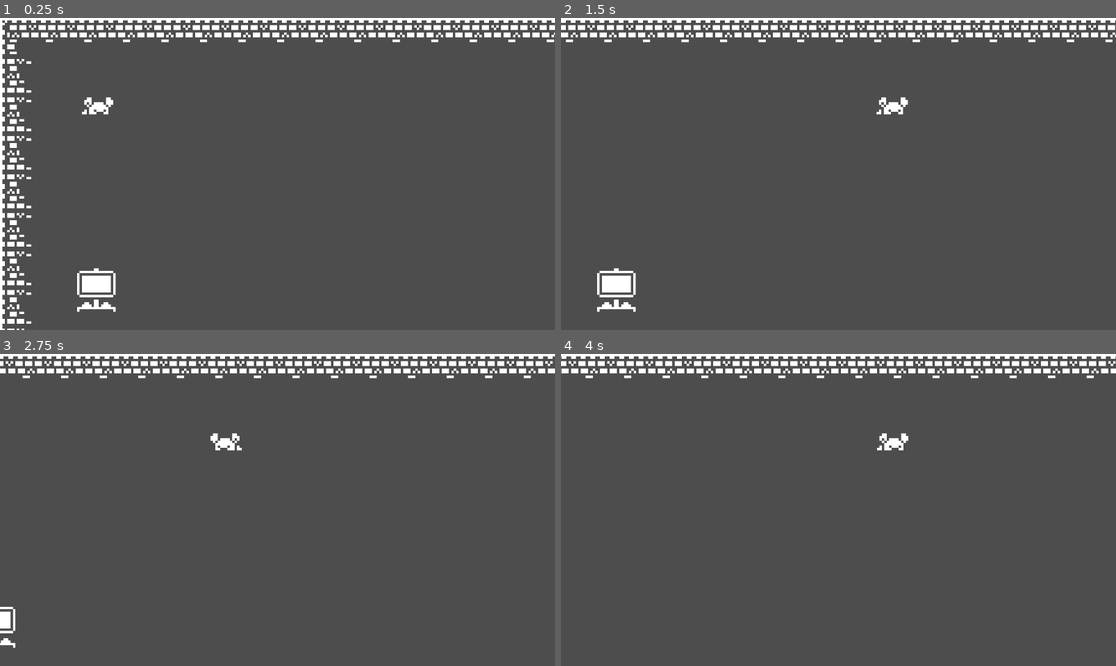
Above: before the commit, frames 1-4 (two rows, left to right).
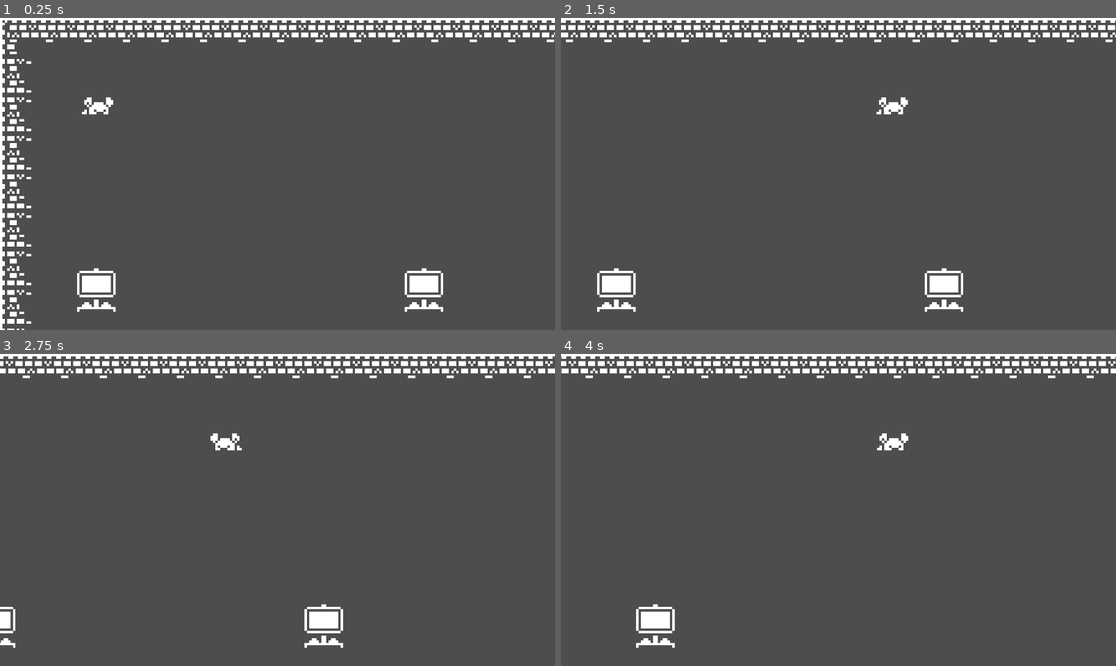
Above: after the commit, the same moments.

Repository: okatima/hello-world-pilot
Game: Godot game, scene res://stages/world/world_map.tscn
Same seed, same stepped clock (60 frames per second), same inputs: the game is played once before the commit and once after it.
Inputs:
- Up to frame 1 (0.25 s): no input
- Up to frame 2 (1.5 s): tap Enter (ui_accept) at 0.5, 0.77 s; hold Right (ui_right) from 0.53 s (still down)
- Up to frame 3 (2.75 s): tap Enter (ui_accept) at 1.52 s; release Right (ui_right) at 2.03 s; hold Left (ui_left) from 2.03 s (still down)
- Up to frame 4 (4 s): release Left (ui_left) at 2.78 s; hold Right (ui_right) from 2.78 s (still down); tap Enter (ui_accept) at 3.02, 3.77 s

The runs differ from the first frame. In frame 1, 0.6% of the frame differs, in the area x 72-80%, y 80-95%; in frame 2, 0.6%; in frame 3, 0.6%, in the area x 54-62%, y 80-95%; in frame 4, 0.6%.

Commit message:
Added map to worldmap

Diff:
--- a/stages/world/world_map.tscn
+++ b/stages/world/world_map.tscn
@@ -1,10 +1,11 @@
-[gd_scene load_steps=10 format=4 uid="uid://bjteeedvw5xw5"]
+[gd_scene load_steps=11 format=4 uid="uid://bjteeedvw5xw5"]
 
 [ext_resource type="Script" uid="uid://h8rux1npgfe2" path="res://entities/world_map_player/world_map_player.gd" id="1_gh6wd"]
 [ext_resource type="TileSet" uid="uid://bdm11ufbg6q32" path="res://stages/tilesets/world_map_tileset.tres" id="1_kfq03"]
 [ext_resource type="Texture2D" uid="uid://dcgp1pyaip2af" path="res://stages/tilesets/monochrome_tilemap_transparent_packed.png" id="2_fhdmw"]
 [ext_resource type="PackedScene" uid="uid://cxdpynv56474q" path="res://entities/level_select/level_select.tscn" id="3_ty1o8"]
 [ext_resource type="PackedScene" uid="uid://bsbsoef0y3in" path="res://stages/roger/game.tscn" id="4_ty1o8"]
+[ext_resource type="PackedScene" uid="uid://clcxjey120o6a" path="res://stages/Edwin/game.tscn" id="6_g7xl0"]
 
 [sub_resource type="WorldBoundaryShape2D" id="WorldBoundaryShape2D_kfq03"]
 normal = Vector2(0, 1)
@@ -80,3 +81,8 @@
 position = Vector2(40, 112)
 level_to_load = ExtResource("4_ty1o8")
 display_name = "Mountain Climb"
+
+[node name="LevelEdwin" parent="." instance=ExtResource("3_ty1o8")]
+position = Vector2(176, 112)
+level_to_load = ExtResource("6_g7xl0")
+display_name = "Edwin"
